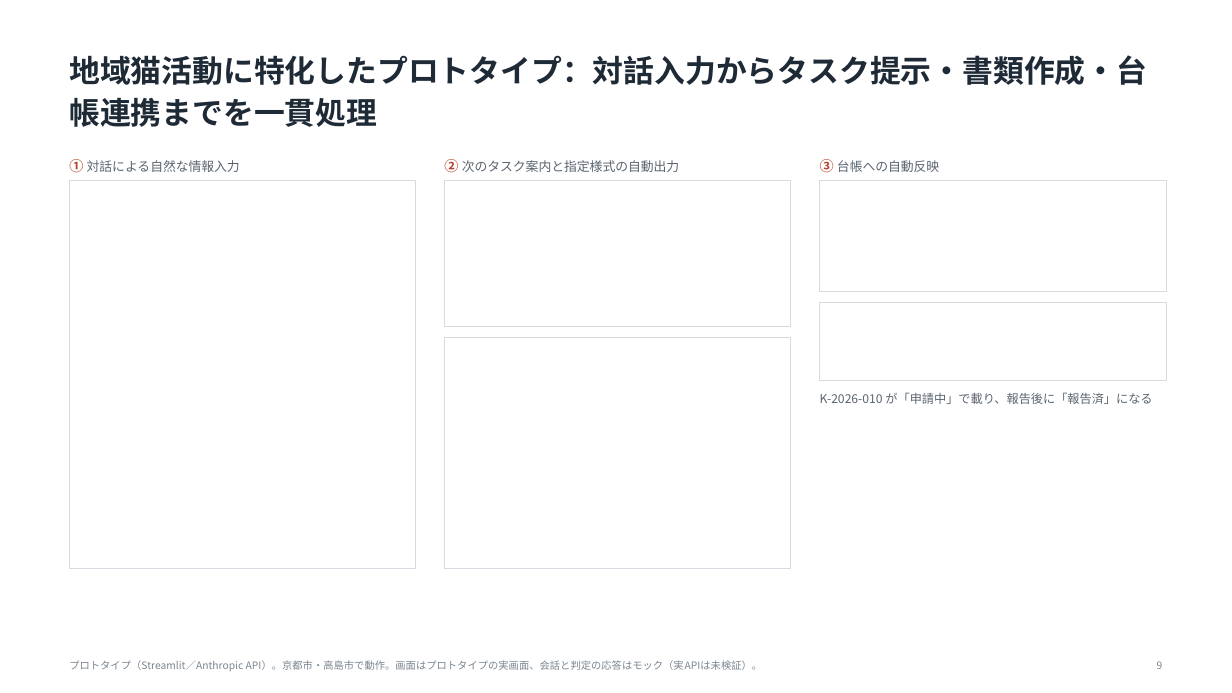
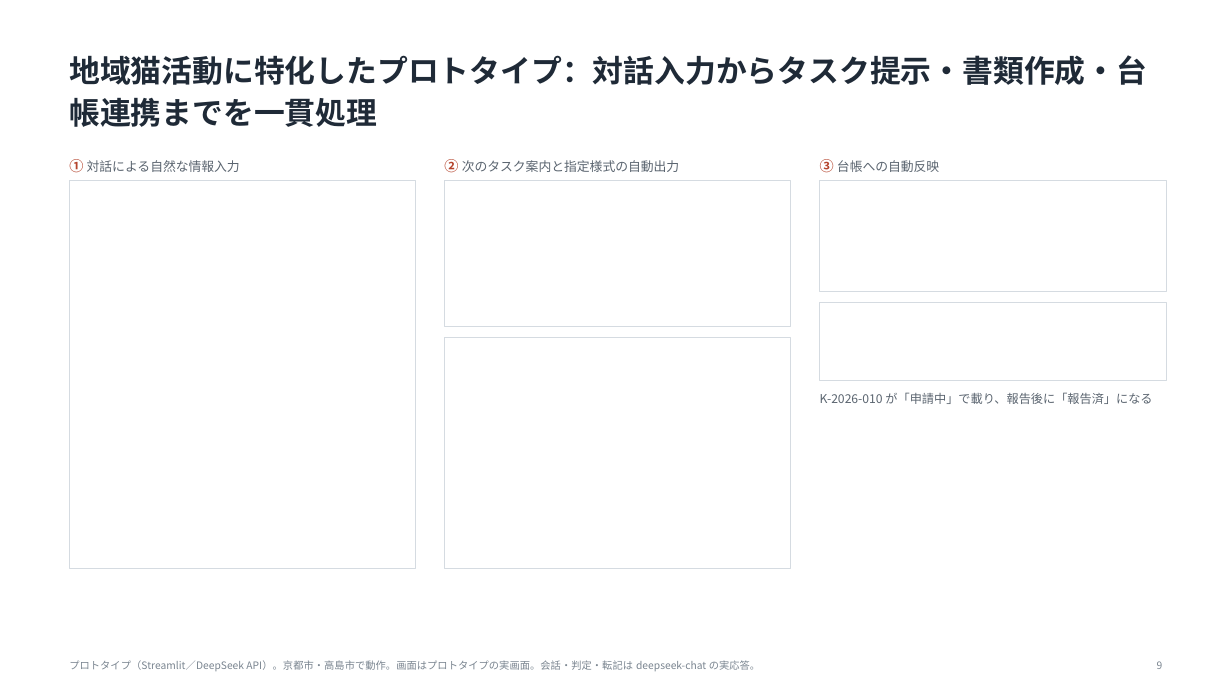
Before and after one commit to tsurutontan634/VORN, a slide deck: slide 9 of docs/deck3/nekonote_VORN2026.pptx. Drawn at 1232x693 pixels with LibreOffice and Linux fonts; fonts in the diff are those of the drawing; background and template pictures are left out. Boxes give left, top, right and bottom in pixels: in the first picture for what was removed or moved away, otherwise in the second. Text is boxed around its words. In the diff, an @@ line names an element or a change of style, - is before the commit and + after.

```diff
--- a/docs/deck3/nekonote_VORN2026.pptx
+++ b/docs/deck3/nekonote_VORN2026.pptx
@@ text at (69, 660, 760, 671): text changed @@
-プロトタイプ（Streamlit／Anthropic API）。京都市・高島市で動作。画面はプロトタイプの実画面、会話と判定の応答はモック（実APIは未検証）。
+プロトタイプ（Streamlit／DeepSeek API）。京都市・高島市で動作。画面はプロトタイプの実画面。会話・判定・転記は deepseek-chat の実応答。
```
Also in this commit, not shown: 5 other slides changed, 38 other files.
